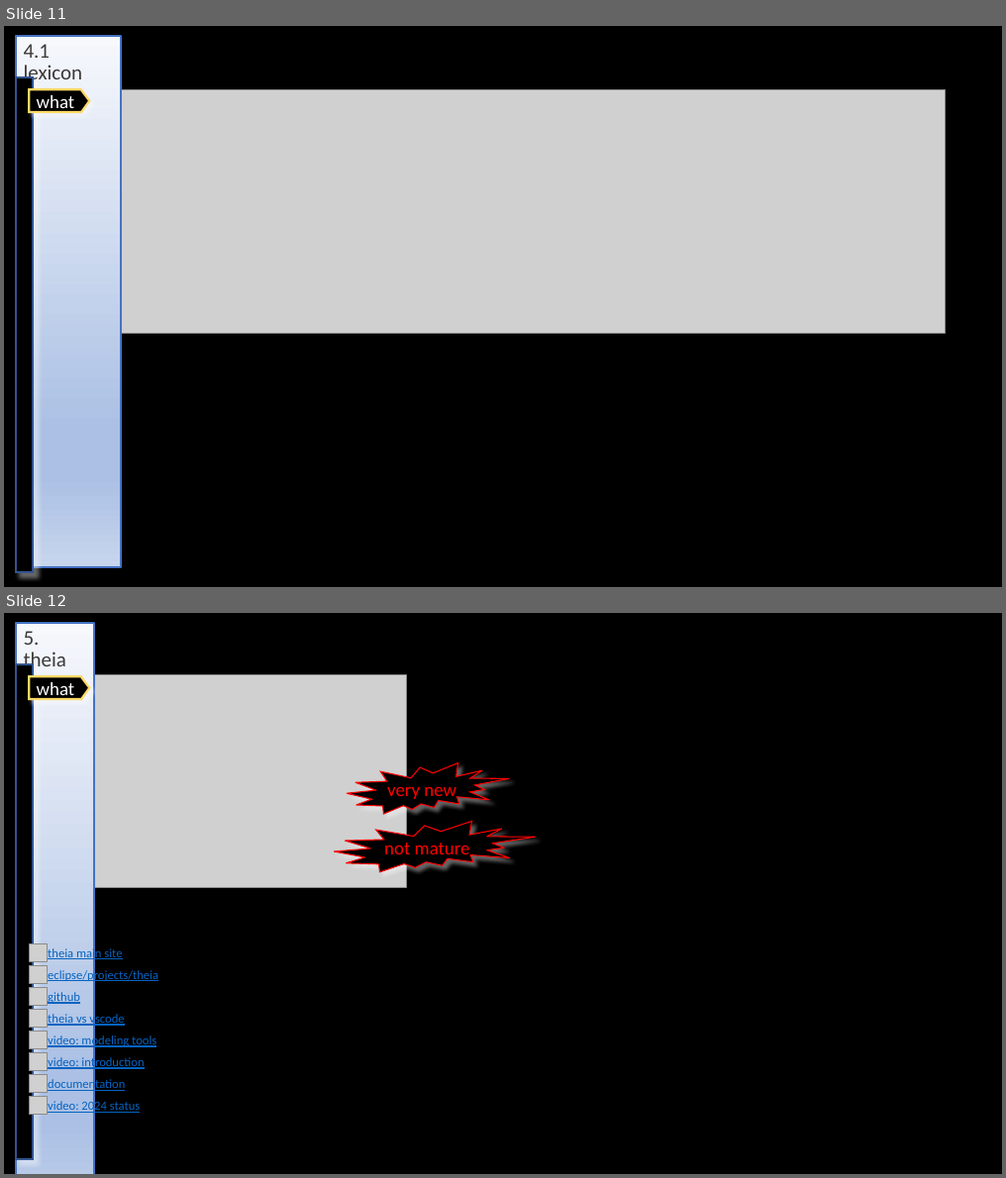
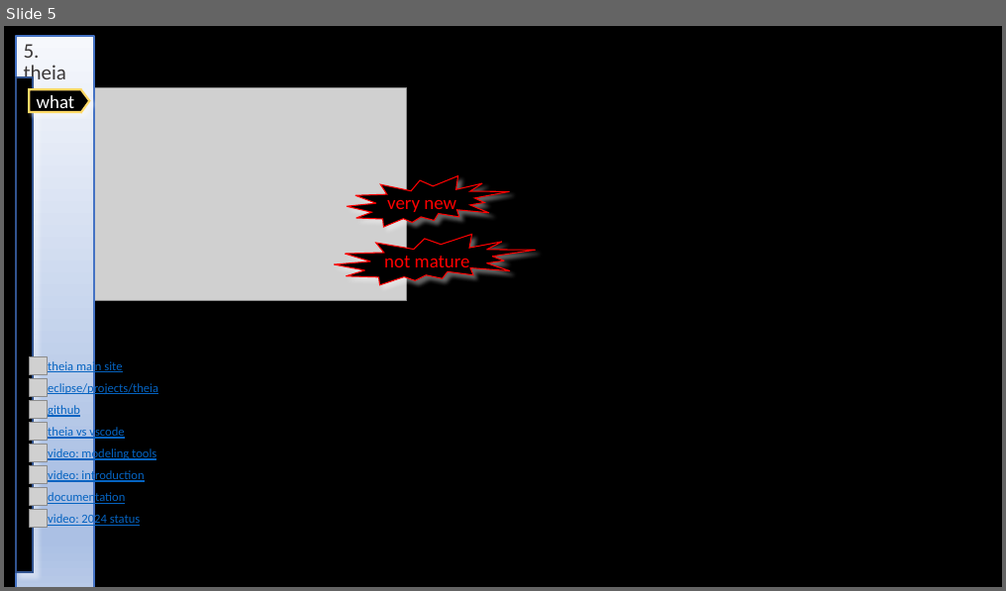
Before and after one commit to 1010836/portfolio, a slide deck: python/_reference/generation/mdd.pptx. Shown one above the other, each under a label of ours: slides 11 and 12 before the commit, slide 5 after it. The pictures are 1006x1178 and 1006x591 pixels, drawn with LibreOffice and Linux fonts; fonts in the diff are those of the drawing; grey boxes stand for pictures. Boxes give left, top, right and bottom in pixels: in the first picture for what was removed or moved away, otherwise in the second. Text is boxed around its words. In the diff, an @@ line names an element or a change of style, - is before the commit and + after.

```diff
--- a/python/_reference/generation/mdd.pptx
+++ b/python/_reference/generation/mdd.pptx
@@ slide 11 removed at (4, 26, 1002, 587), background #000000 @@
@@ title removed at (16, 37, 121, 67) @@
-4.1 lexicon
@@ rectangle removed at (16, 77, 33, 572) @@
@@ freeform shape removed at (29, 89, 89, 112) @@
-what
@@ picture removed at (85, 89, 945, 333) @@
@@ what was slide 12 is now slide 5 @@
```
Also in this commit, not shown: 2 slides changed, 2 slides added, 10 other slides removed, 13 other files.
